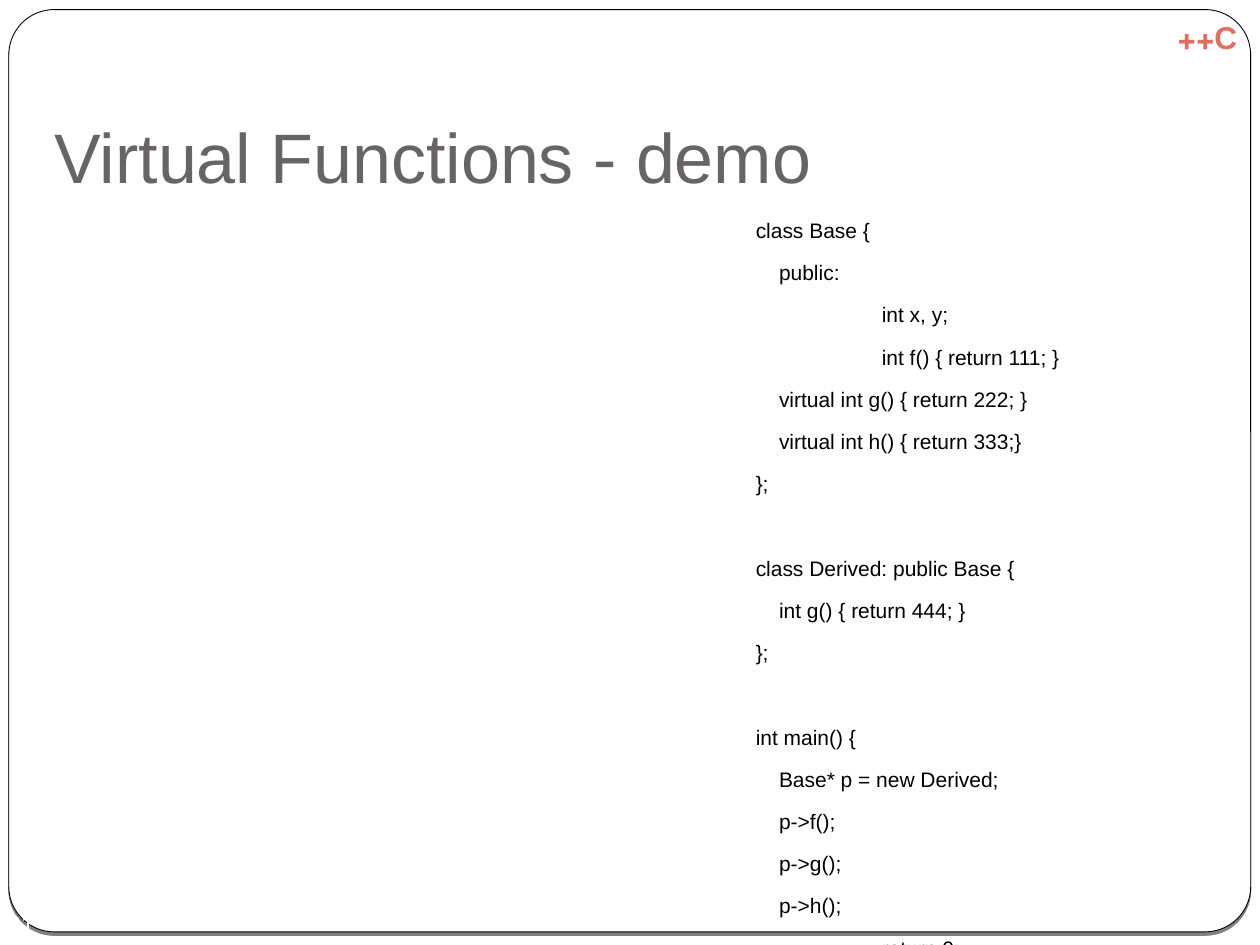
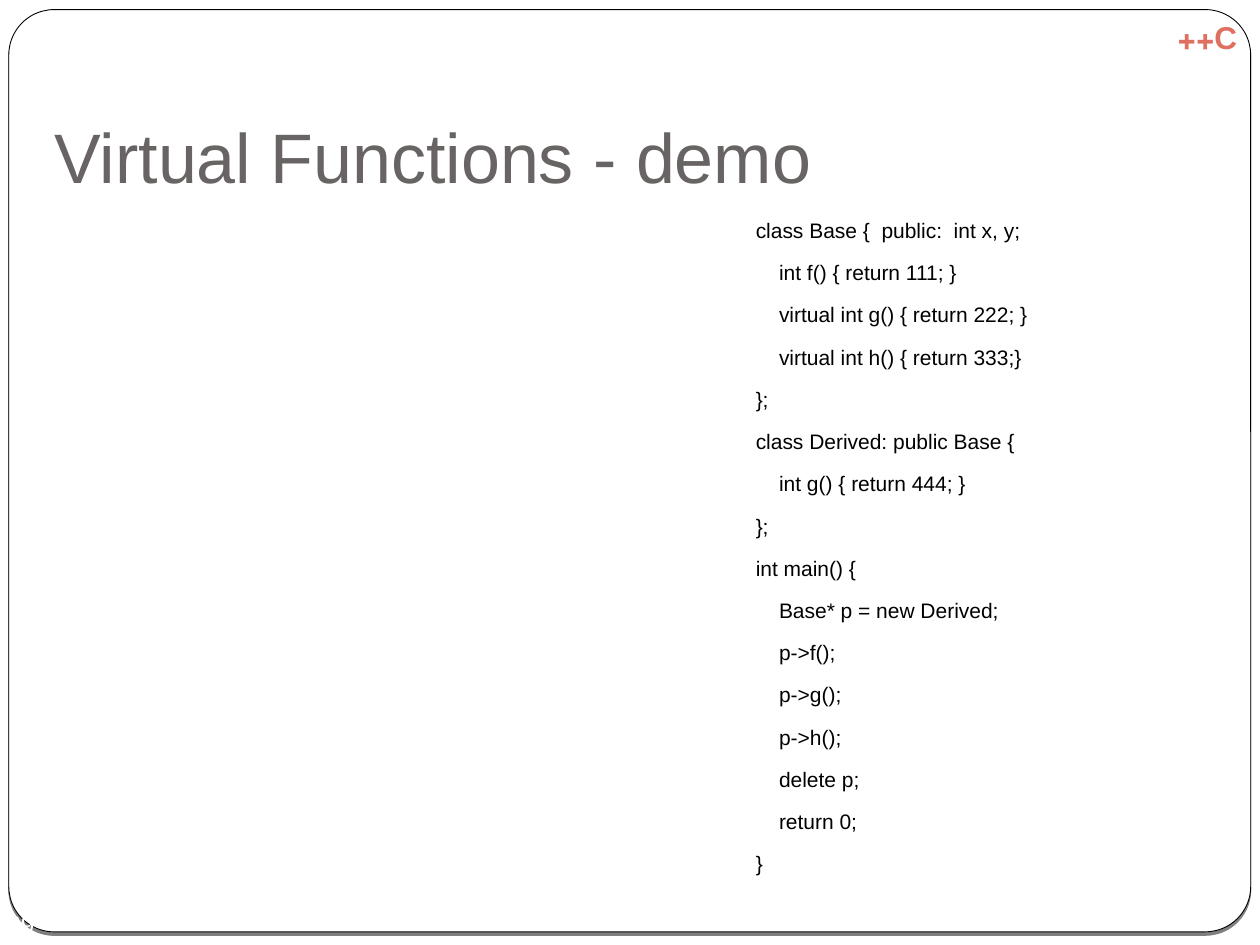
Before and after one commit to cpp-at-ariel/cpp-5779, a slide deck: slide 29 of 06-inheritance/slides-virtual.odp (slide 31 before the commit). Drawn at 1260x945 pixels with LibreOffice and Linux fonts; fonts in the diff are those of the drawing. Boxes give left, top, right and bottom in pixels: in the first picture for what was removed or moved away, otherwise in the second. Text is boxed around its words. In the diff, an @@ line names an element or a change of style, - is before the commit and + after.

```diff
--- a/06-inheritance/slides-virtual.odp
+++ b/06-inheritance/slides-virtual.odp
@@ text at (x1=756, y1=222, x2=1020, y2=243): text changed @@
-class Base {
-public:
-int x, y;
+class Base { public: int x, y;
@@ text at (x1=779, y1=771, x2=859, y2=791): paragraph added @@
+delete p;
@@ page number at (x1=7, y1=914, x2=34, y2=931): text changed @@
-31
+29
```
Also in this commit, not shown: 18 other slides changed, 1 slide added, 2 slides removed, 3 other files.
